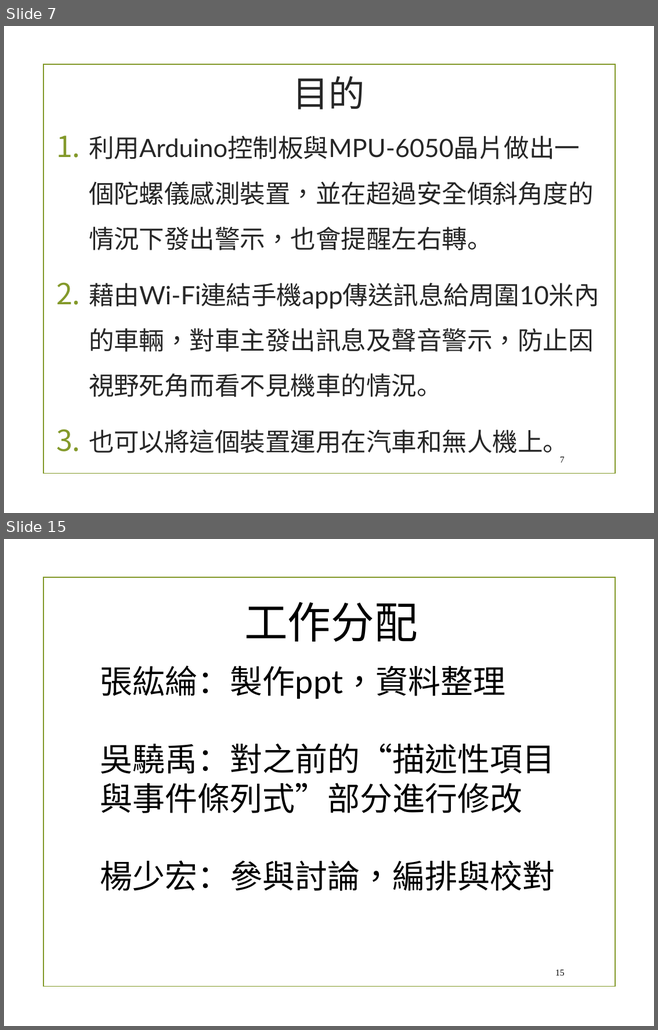
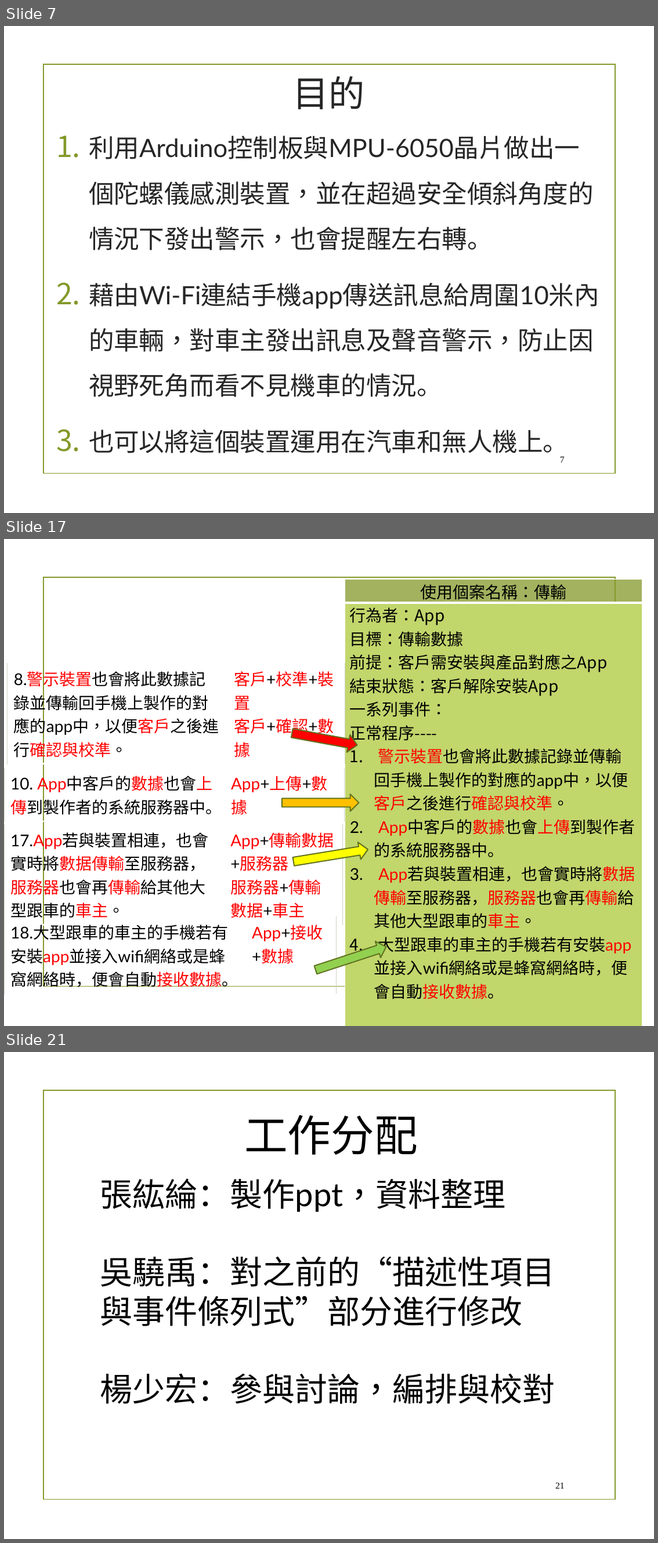
Before and after one commit to chandlerkuo/sharepee, a slide deck: 陀螺儀機車警示裝置.pptx. Shown one above the other, each under a label of ours: slides 7 and 15 before the commit, slides 7, 17 and 21 after it; the slides between them are not shown. The pictures are 658x1030 and 658x1543 pixels, drawn with LibreOffice and Linux fonts; fonts in the diff are those of the drawing; background and template pictures are left out. Boxes give left, top, right and bottom in pixels: in the first picture for what was removed or moved away, otherwise in the second. Text is boxed around its words. In the diff, an @@ line names an element or a change of style, - is before the commit and + after.

```diff
--- a/陀螺儀機車警示裝置.pptx
+++ b/陀螺儀機車警示裝置.pptx
@@ slide 17 added at <box>4,539,654,1026</box>, background picture (left out); not listed: 1 template element that a slide beside it also shows @@
@@ table added at <box>345,579,642,1002</box>, 2 rows, 1 columns @@
+使用個案名稱：傳輸
+行為者：App / 目標：傳輸數據 / 前提：客戶需安裝與產品對應之App / 結束狀態：客戶解除安裝App / 一系列事件： / 正常程序---- / 警示裝置也會將此數據記錄並傳輸回手機上製作的對應的app中，以便客戶之後進行確認與校準。 / App中客戶的數據也會上傳到製作者的系統服務器中。 / App若與裝置相連，也會實時將數据傳輸至服務器，服務器也會再傳輸給其他大型跟車的車主。 / 大型跟車的車主的手機若有安裝app並接入wifi網絡或是蜂窩網絡時，便會自動接收數據。
@@ table added at <box>7,663,345,763</box>, 1 rows, 2 columns @@
+8.警示裝置也會將此數據記錄並傳輸回手機上製作的對應的app中，以便客戶之後進行確認與校準。 | 客戶+校準+裝置 / 客戶+確認+數據
@@ right arrow added at <box>290,724,358,754</box>, fill #FF0000, outline #61711F 1.25 pt @@
@@ table added at <box>4,768,344,966</box>, 1 rows, 2 columns @@
+10. App中客戶的數據也會上傳到製作者的系統服務器中。 | App+上傳+數據
@@ right arrow added at <box>282,794,359,812</box>, fill #FFC000, outline #61711F 1.25 pt @@
@@ table added at <box>4,825,343,924</box>, 1 rows, 2 columns @@
+17.App若與裝置相連，也會實時將數据傳輸至服務器，服務器也會再傳輸給其他大型跟車的車主。 | App+傳輸數据+服務器 / 服務器+傳輸數据+車主
@@ right arrow added at <box>292,841,369,870</box>, fill #FFFF00, outline #61711F 1.25 pt @@
@@ table added at <box>4,917,336,990</box>, 1 rows, 2 columns @@
+18.大型跟車的車主的手機若有安裝app並接入wifi網絡或是蜂窩網絡時，便會自動接收數據。 | App+接收+數據
@@ right arrow added at <box>313,939,389,979</box>, fill #92D050, outline #61711F 1.25 pt @@
@@ page number added at <box>555,968,564,975</box>, 10 pt, text #000000 @@
+17
@@ what was slide 15 is now slide 21 @@
@@ page number at <box>555,1482,564,1489</box>: text changed @@
-15
+21
```
Also in this commit, not shown: 8 slides changed, 5 other slides added.
